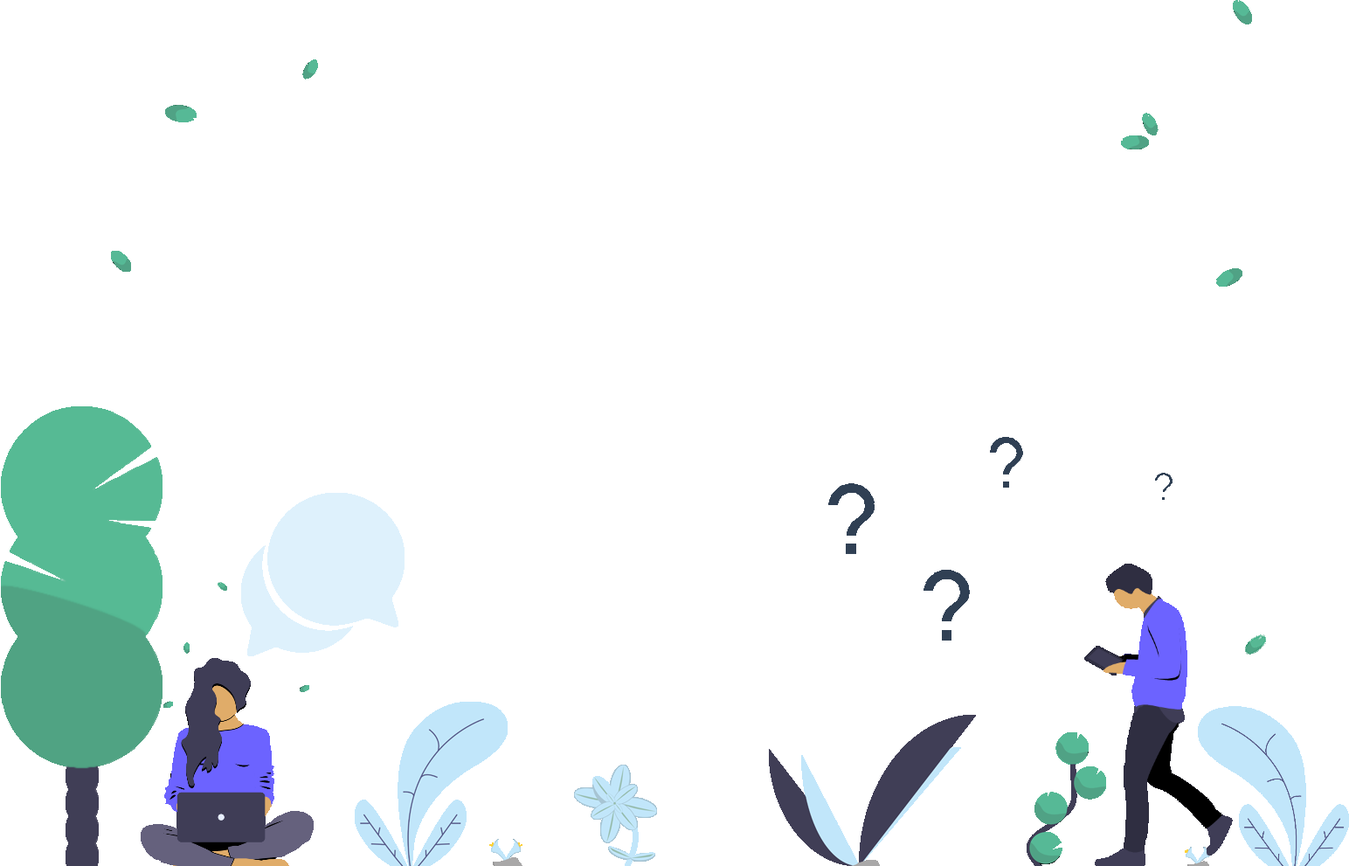
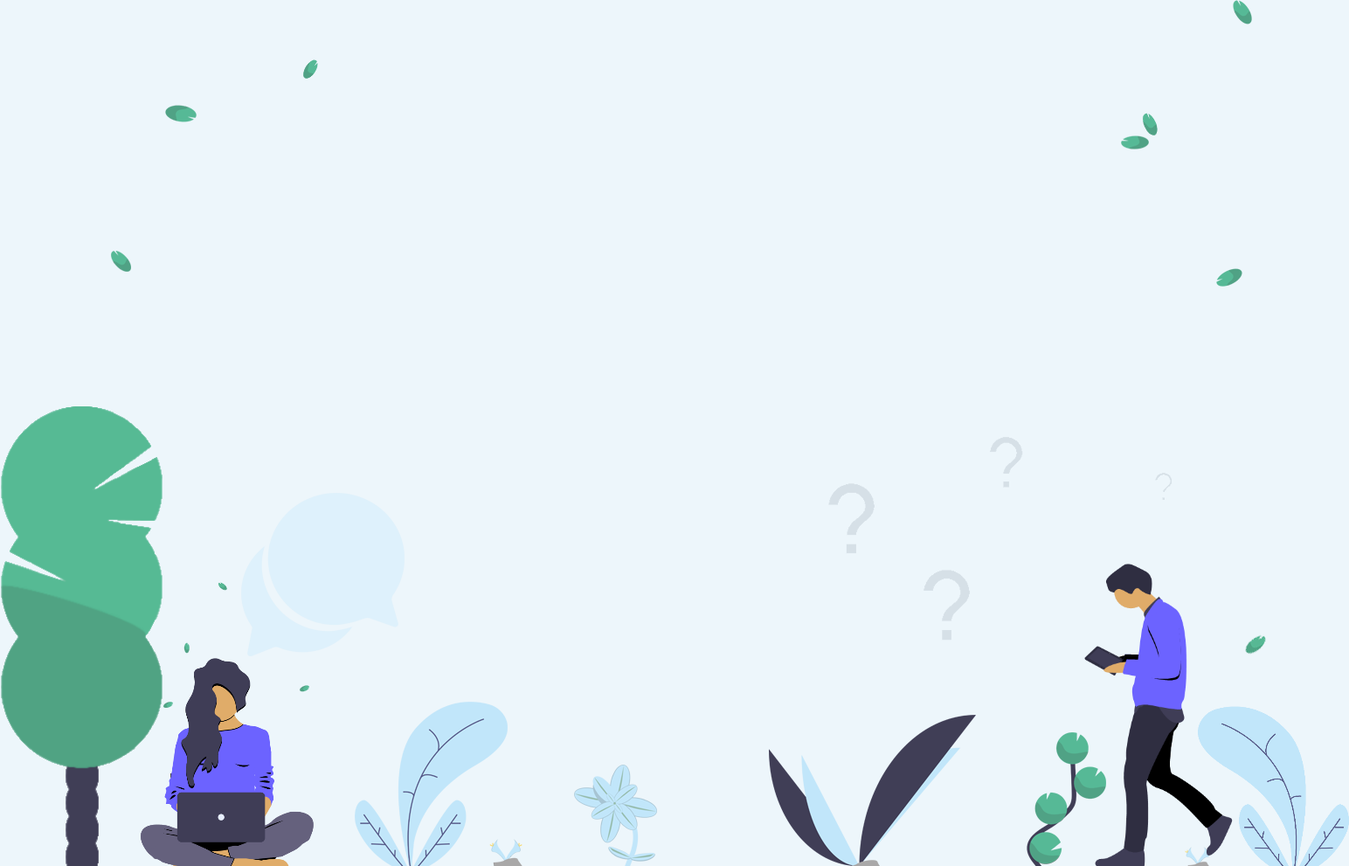
Layers edited between the first and the second 1349×866 image:
showed "background", painted on it over [0, 0, 1349, 866]
